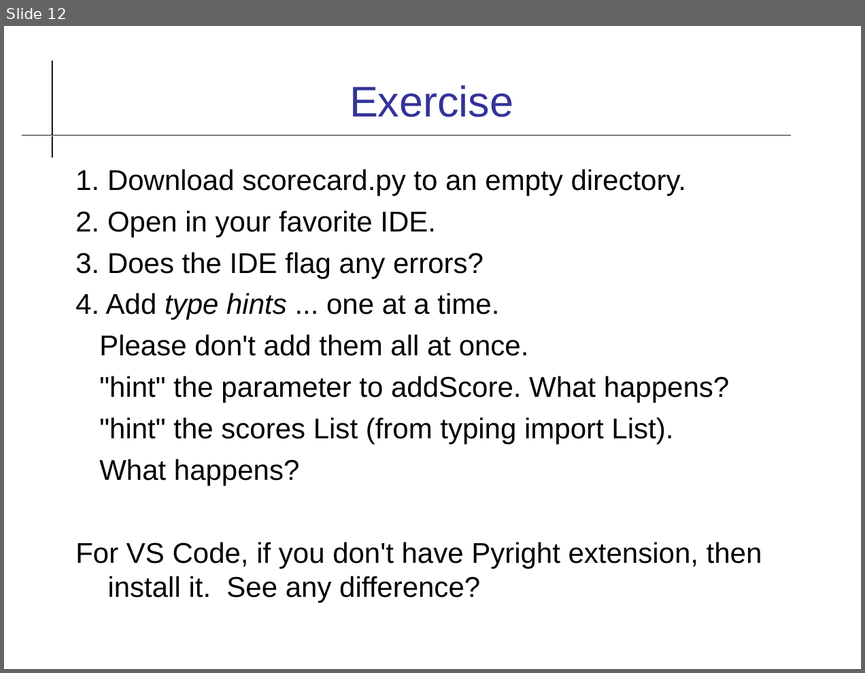
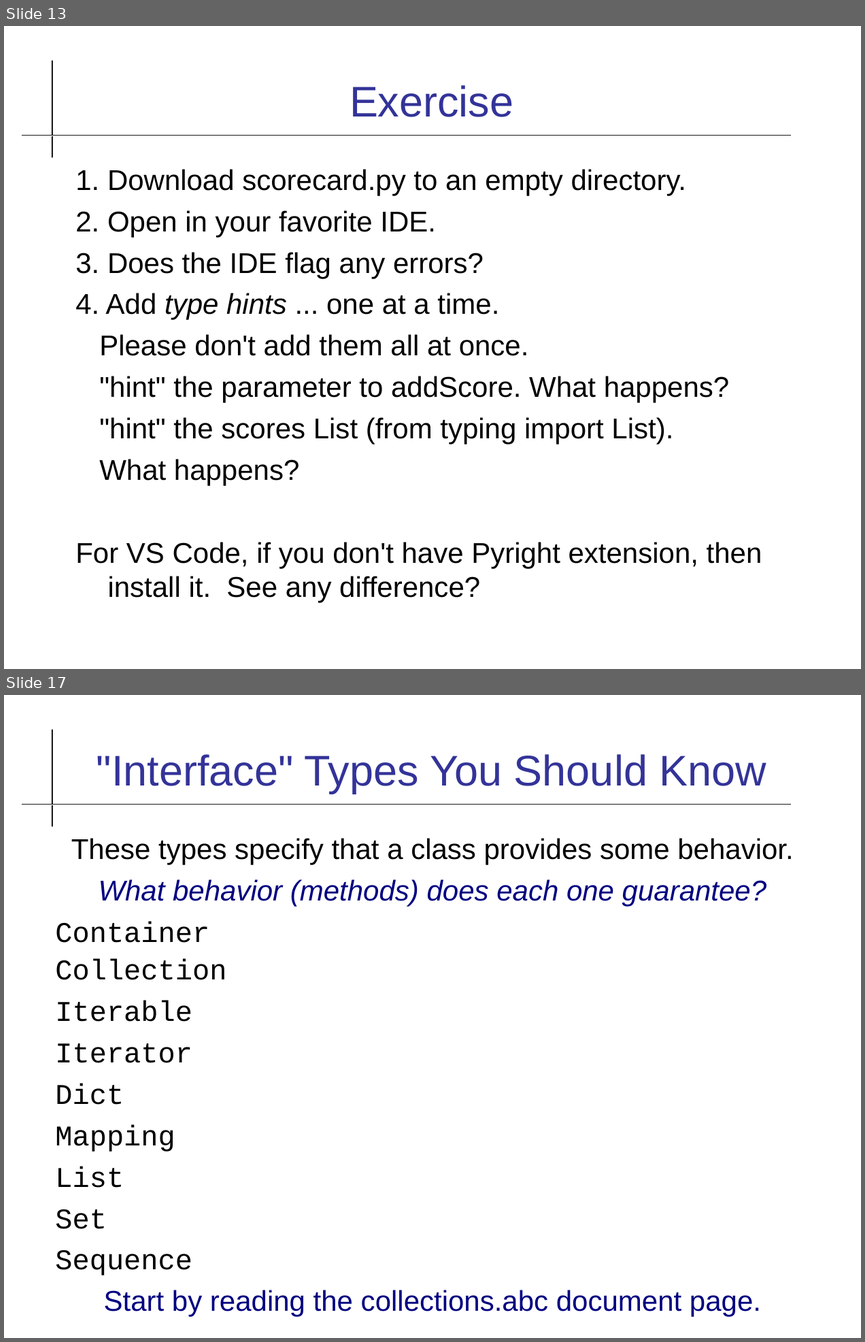
Before and after one commit to cpske/ISP, a slide deck: code-quality/Type-Checking.odp. Shown one above the other, each under a label of ours: slide 12 before the commit, slides 13 and 17 after it; the slides between them are not shown. The pictures are 865x673 and 865x1342 pixels, drawn with LibreOffice and Linux fonts; fonts in the diff are those of the drawing. Boxes give left, top, right and bottom in pixels: in the first picture for what was removed or moved away, otherwise in the second. Text is boxed around its words. In the diff, an @@ line names an element or a change of style, - is before the commit and + after.

```diff
--- a/code-quality/Type-Checking.odp
+++ b/code-quality/Type-Checking.odp
@@ slide 17 added at box(4, 695, 861, 1338), background #FFFFFF; not listed: 2 template elements that a slide beside it also shows @@
@@ title added at box(96, 754, 766, 794), 36 pt, text #333399 @@
+"Interface" Types You Should Know
@@ text added at box(55, 838, 793, 1317), 24 pt, text #000000 @@
+These types specify that a class provides some behavior.
+What behavior (methods) does each one guarantee?
+Container
+Collection
+Iterable
+Iterator
+Dict
+Mapping
+List
+Set
+Sequence
+Start by reading the collections.abc document page.
@@ what was slide 12 is now slide 13 @@
```
Also in this commit, not shown: 6 slides changed, 4 other slides added, 1 other file.
